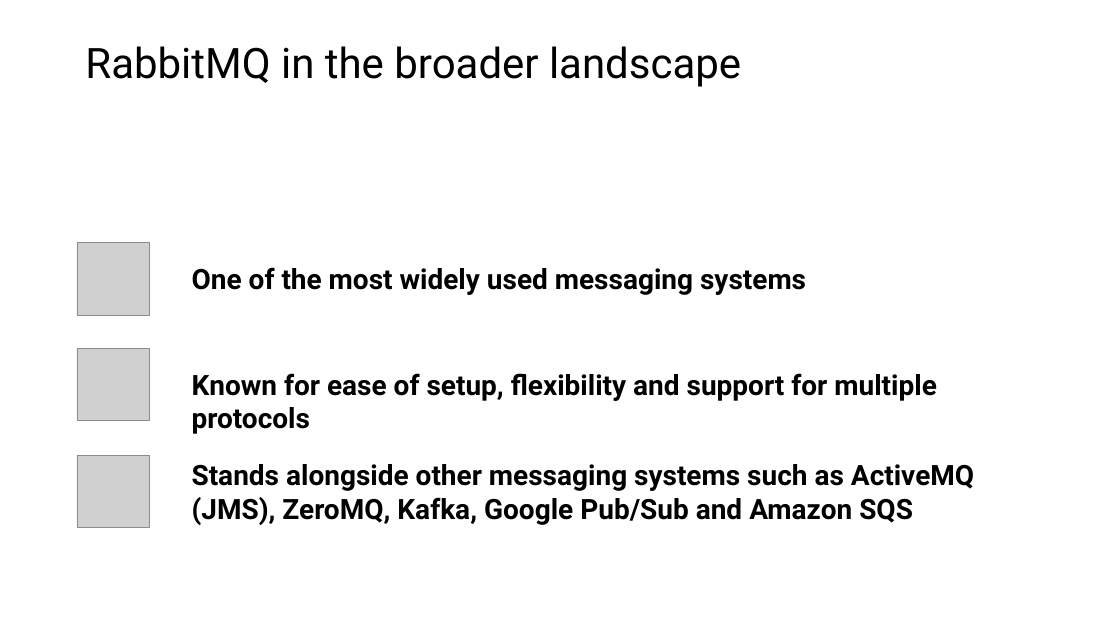
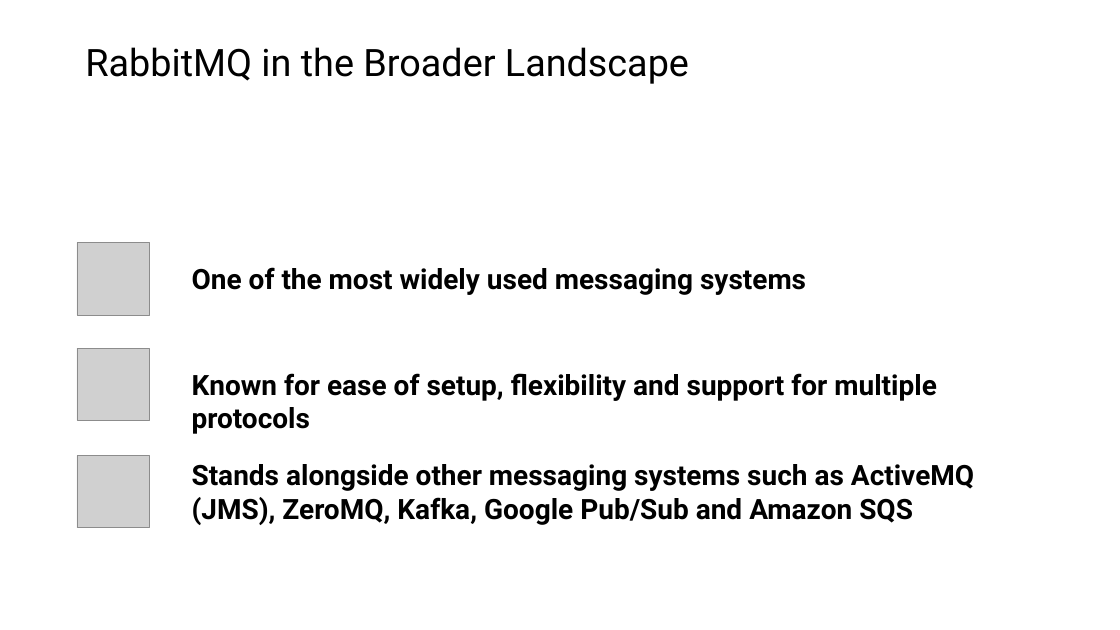
Before and after one commit to roblappcoupa/rabbitmq-presentation, a slide deck: slide 8 of Docs/RabbitMQ.pptx. Drawn at 1120x630 pixels with LibreOffice and Linux fonts; fonts in the diff are those of the drawing; grey boxes stand for pictures. Boxes give left, top, right and bottom in pixels: in the first picture for what was removed or moved away, otherwise in the second. Text is boxed around its words. In the diff, an @@ line names an element or a change of style, - is before the commit and + after.

```diff
--- a/Docs/RabbitMQ.pptx
+++ b/Docs/RabbitMQ.pptx
@@ title at (85,47,689,84): text changed; size 36 to 32.4 pt @@
-RabbitMQ in the broader landscape
+RabbitMQ in the Broader Landscape
```
Also in this commit, not shown: 5 other slides changed, 1 slide added, 1 other file.
